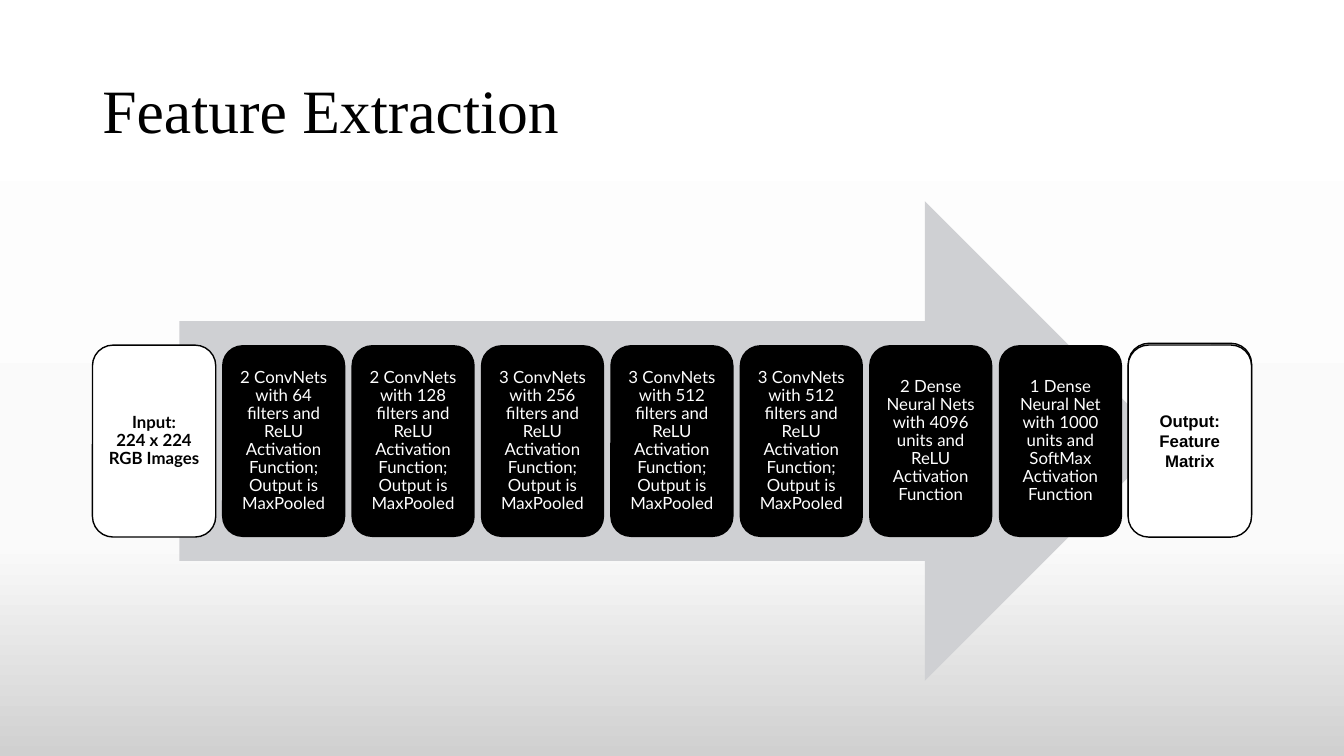
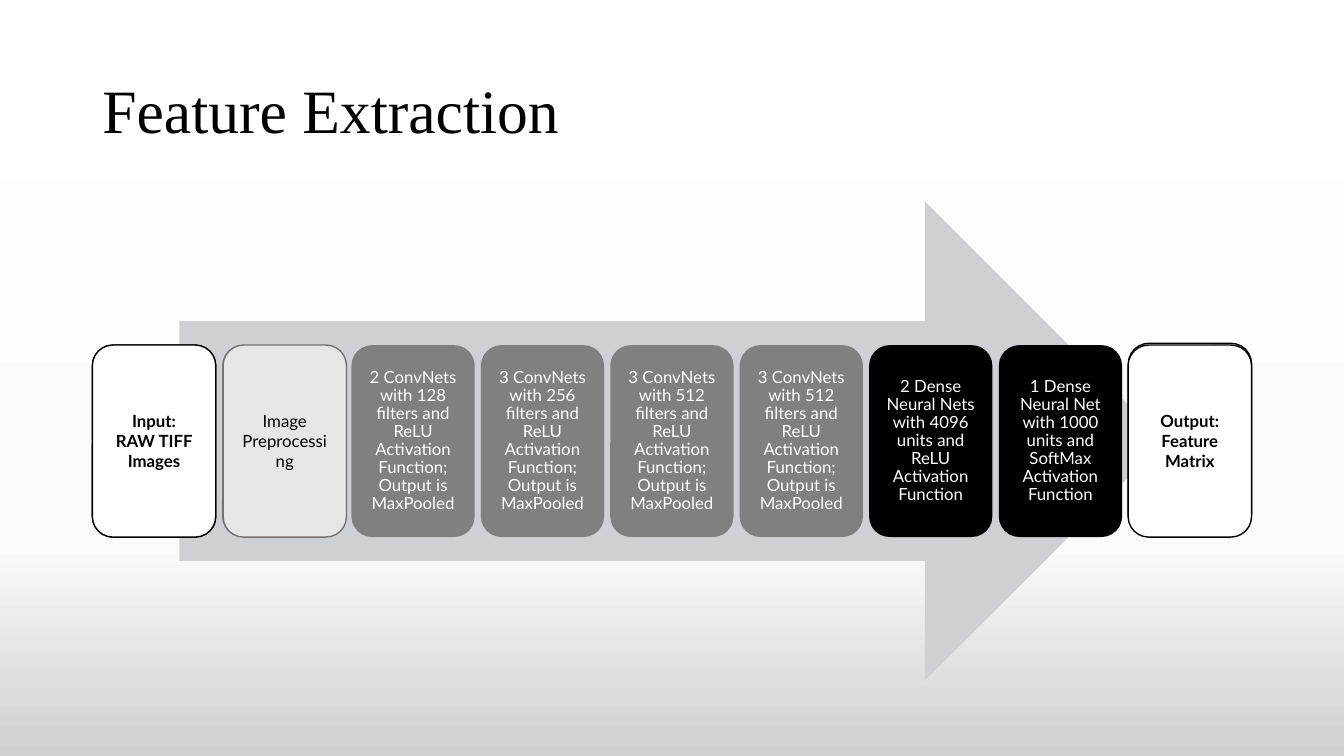
Before and after one commit to TheAnonymousMan/local-language-recognition-gcelt-class-2021, a slide deck: slide 17 of Documentation/4th Year Project Presentation.pptx. Drawn at 1344x756 pixels with LibreOffice and Linux fonts; fonts in the diff are those of the drawing. Boxes give left, top, right and bottom in pixels: in the first picture for what was removed or moved away, otherwise in the second. Text is boxed around its words. In the diff, an @@ line names an element or a change of style, - is before the commit and + after.

```diff
--- a/Documentation/4th Year Project Presentation.pptx
+++ b/Documentation/4th Year Project Presentation.pptx
@@ rounded rectangle added at [93, 345, 216, 537], fill #FFFFFF, outline #000000 1 pt, 12 pt, text #000000, bold @@
+Input:
+RAW TIFF Images
@@ rounded rectangle added at [223, 345, 346, 537], fill #E7E6E6, outline #767171 1 pt, 12 pt, text #000000 @@
+Image Preprocessing
@@ fill #000000 to #808080 in 5 elements at [222, 345, 345, 536], [352, 345, 475, 536], [481, 345, 604, 536], [610, 345, 733, 536], [740, 345, 863, 536] @@
@@ rounded rectangle "Output:" at [1128, 345, 1251, 537]: font Arial to Lato @@
@@ text removed at [240, 371, 327, 509] @@
-2 ConvNets with 64 filters and ReLU Activation Function; Output is MaxPooled
@@ text removed at [109, 416, 199, 467] @@
-Input:
-224 x 224 RGB Images
```
Also in this commit, not shown: 1 other slide changed, 1 slide added, 1 other file.
